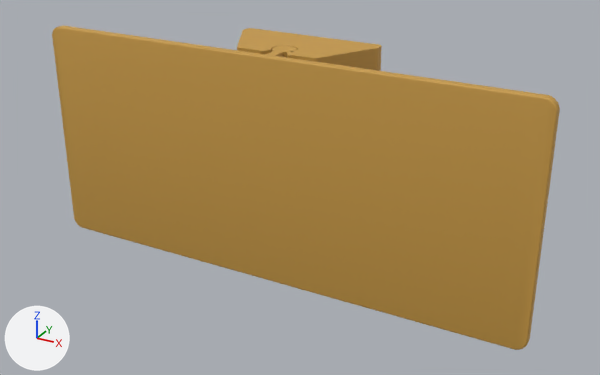
Before and after pictures for a commit that changed the glTF model public/models/SS01.glb.
Camera for both pictures: a camera (50 mm lens) standing at (221.5, -358.6, 196.8) and looking at (97.3, -132.7, 83.8). The lights are fixed; the arrows at lower left show +X, +Y and +Z. The first picture is the older version. Vertices at exactly the same position are counted once.

In view in the first picture: 'SS01_Gold'.
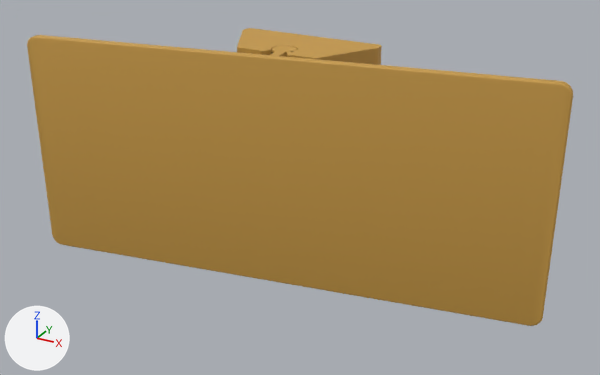
Location of each change, [x1, y1, x2, y2] in pixels of the pictures (600 x 375 px; the box of a moved part takes in the faces that stretch with it):
'SS01_Gold', reshaped (7% wider, 8% shorter)
    before: [52, 26, 560, 350]
    after: [27, 28, 573, 326]
part 1 of me_ss01_gold, moved or reshaped
    before: [52, 26, 560, 350]
    after: [27, 35, 573, 326]

The change, as a diff of the scene's bpy script:
```diff
--- a/public/models/SS01.glb.py
+++ b/public/models/SS01.glb.py
@@ me_ss01_gold @@
 # used by ob_ss01_gold; location = (0.0, 0.0, 0.0)
-me_ss01_gold.from_pydata(...)  # 2655 vertices, 5302 faces; spans x 0.0..180.0, y -142.0..-110.0, z 50.0..130.0
+me_ss01_gold.from_pydata(...)  # 2655 vertices, 5302 faces; spans x 3.0..181.0, y -157.0..-110.0, z 50.0..130.0
+# me_ss01_gold part 1: the loose piece of 1332 vertices spanning x 0.0..180.0, y -142.0..-124.0, z 50.0..130.0 is turned 10 degrees about the z axis through its middle, then moved by (1.0, 0.0, 0.0)
 me_ss01_gold.materials.append(mat_gold)
```
